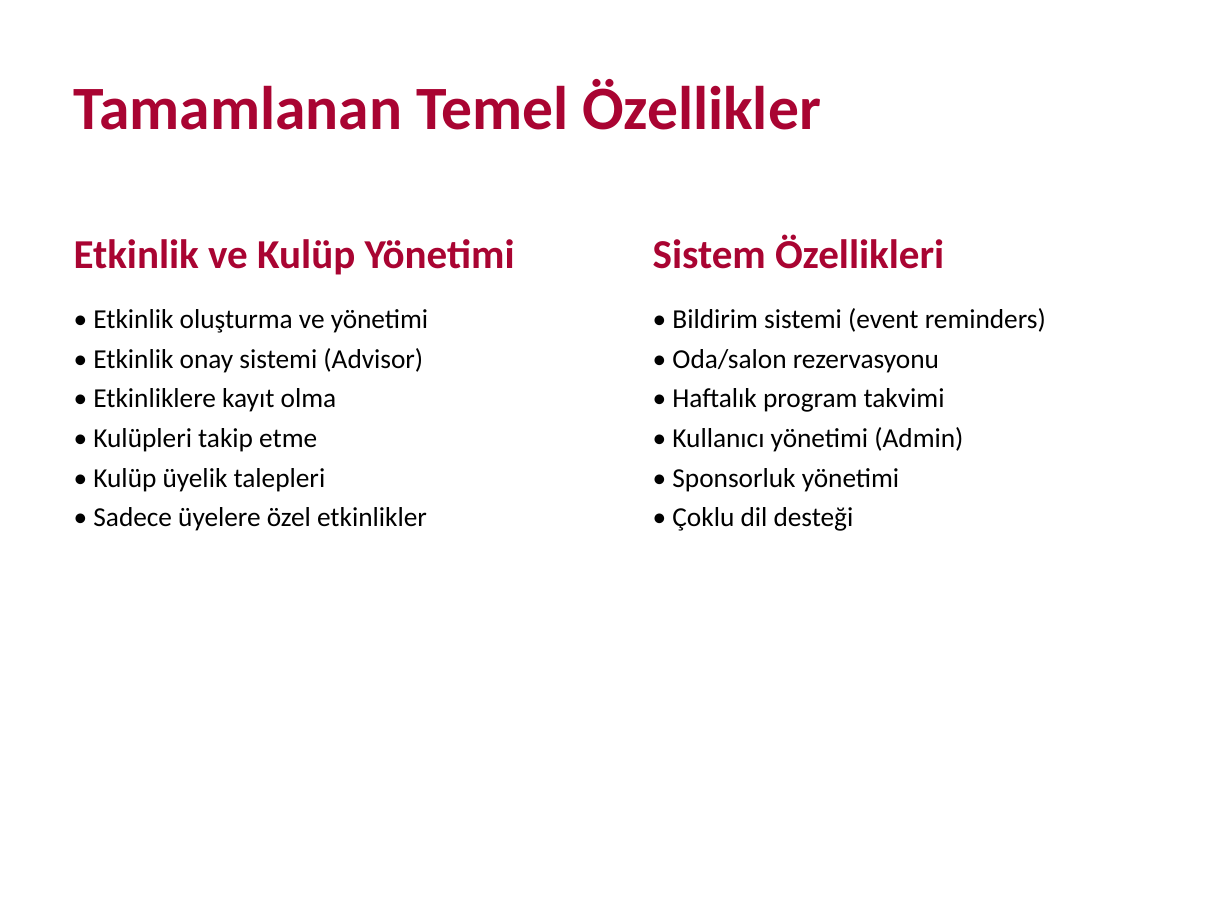
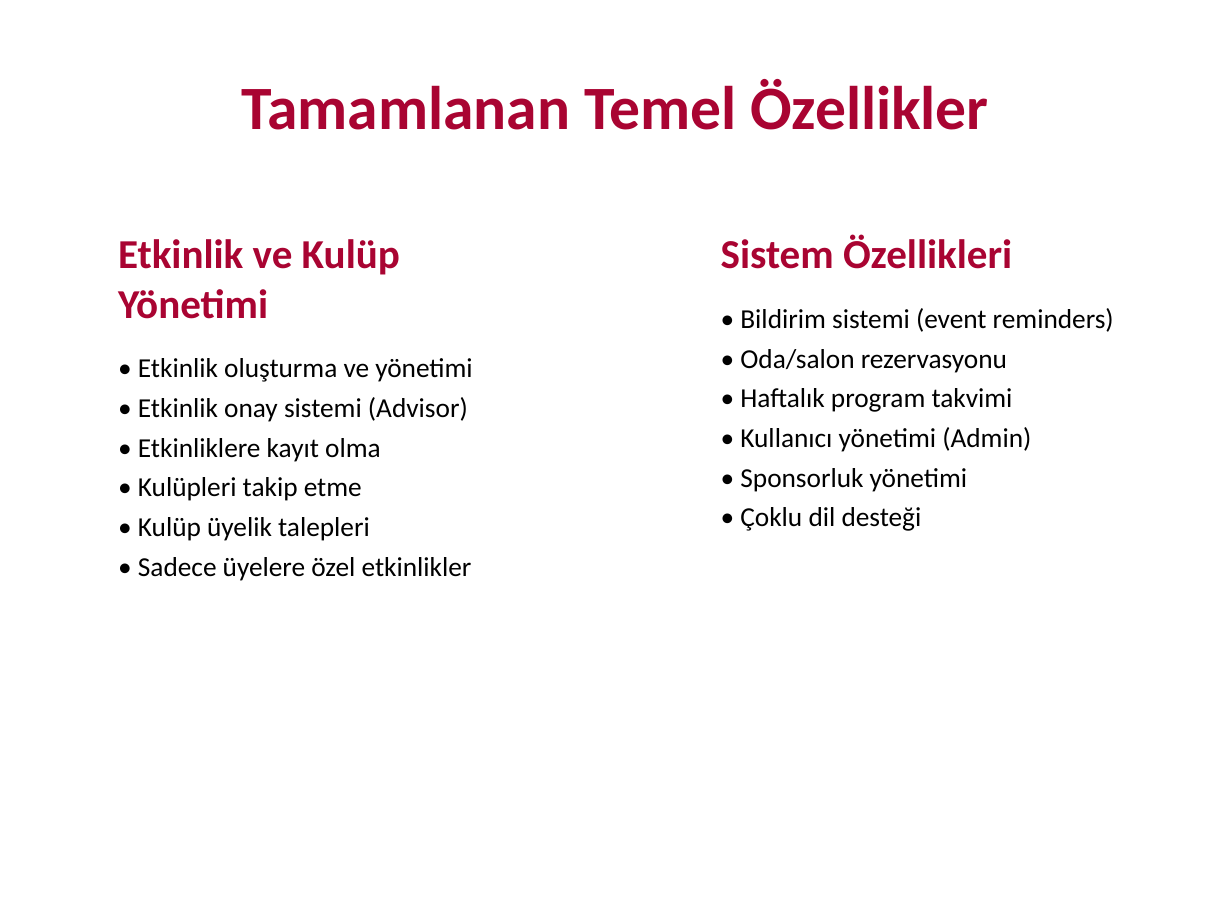
Before and after one commit to hamzayakar/GsuNET, a slide deck: slide 3 of yeni_sunum/GSUNET_Final_Presentation.pptx. Drawn at 1232x924 pixels with LibreOffice and Linux fonts; fonts in the diff are those of the drawing. Boxes give left, top, right and bottom in pixels: in the first picture for what was removed or moved away, otherwise in the second. Text is boxed around its words. In the diff, an @@ line names an element or a change of style, - is before the commit and + after.

```diff
--- a/yeni_sunum/GSUNET_Final_Presentation.pptx
+++ b/yeni_sunum/GSUNET_Final_Presentation.pptx
@@ text "Tamamlanan Temel Özellikler": place and size @@
-text "Tamamlanan Temel Özellikler" at <box>74,79,820,130</box>
+text "Tamamlanan Temel Özellikler" at <box>242,79,988,130</box>
@@ text "Etkinlik ve Kulüp Yönetimi" rewrapped from <box>74,239,515,531</box> to <box>118,239,472,581</box> @@
@@ text "Sistem Özellikleri": place and size @@
-text "Sistem Özellikleri" at <box>653,235,1046,531</box>
+text "Sistem Özellikleri" at <box>721,235,1114,531</box>
```
Also in this commit, not shown: 11 other slides changed.
